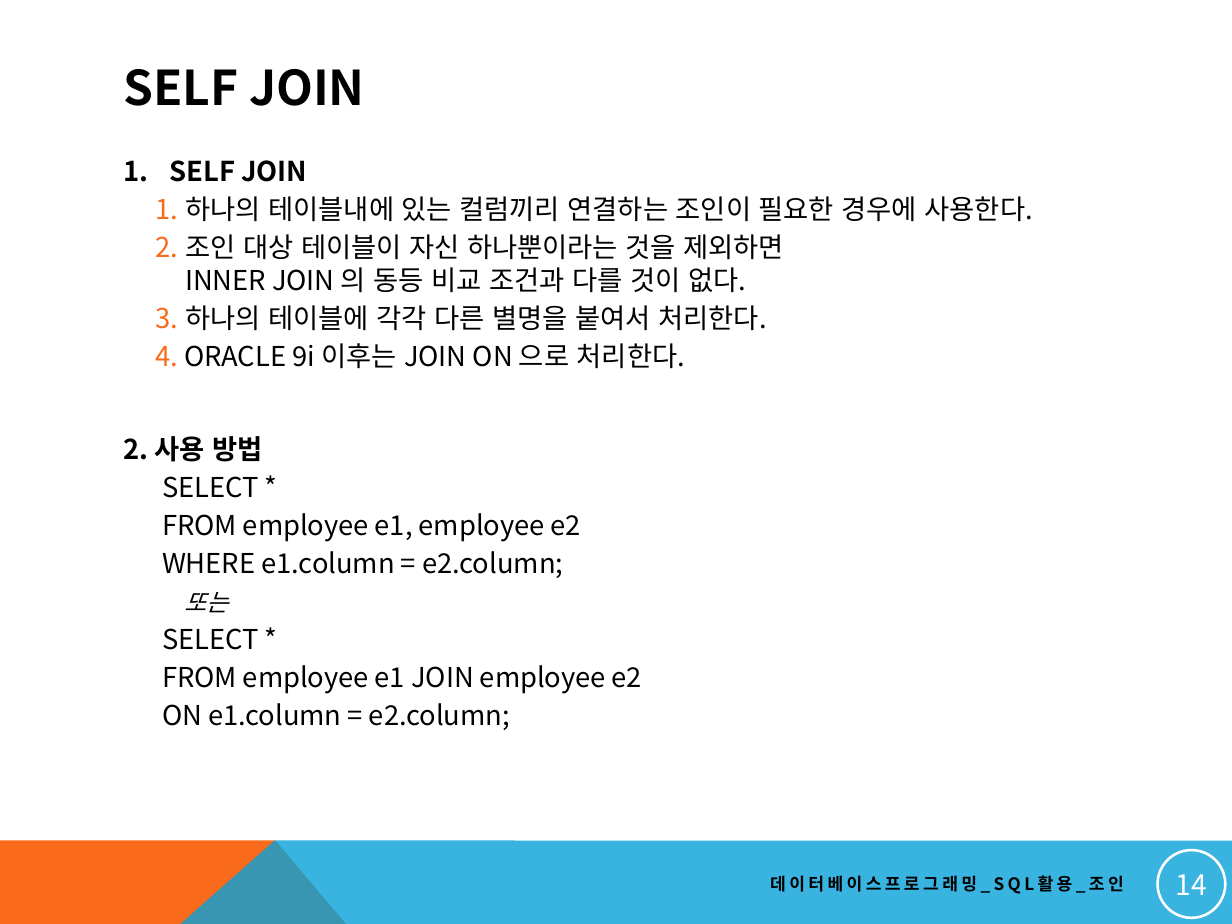
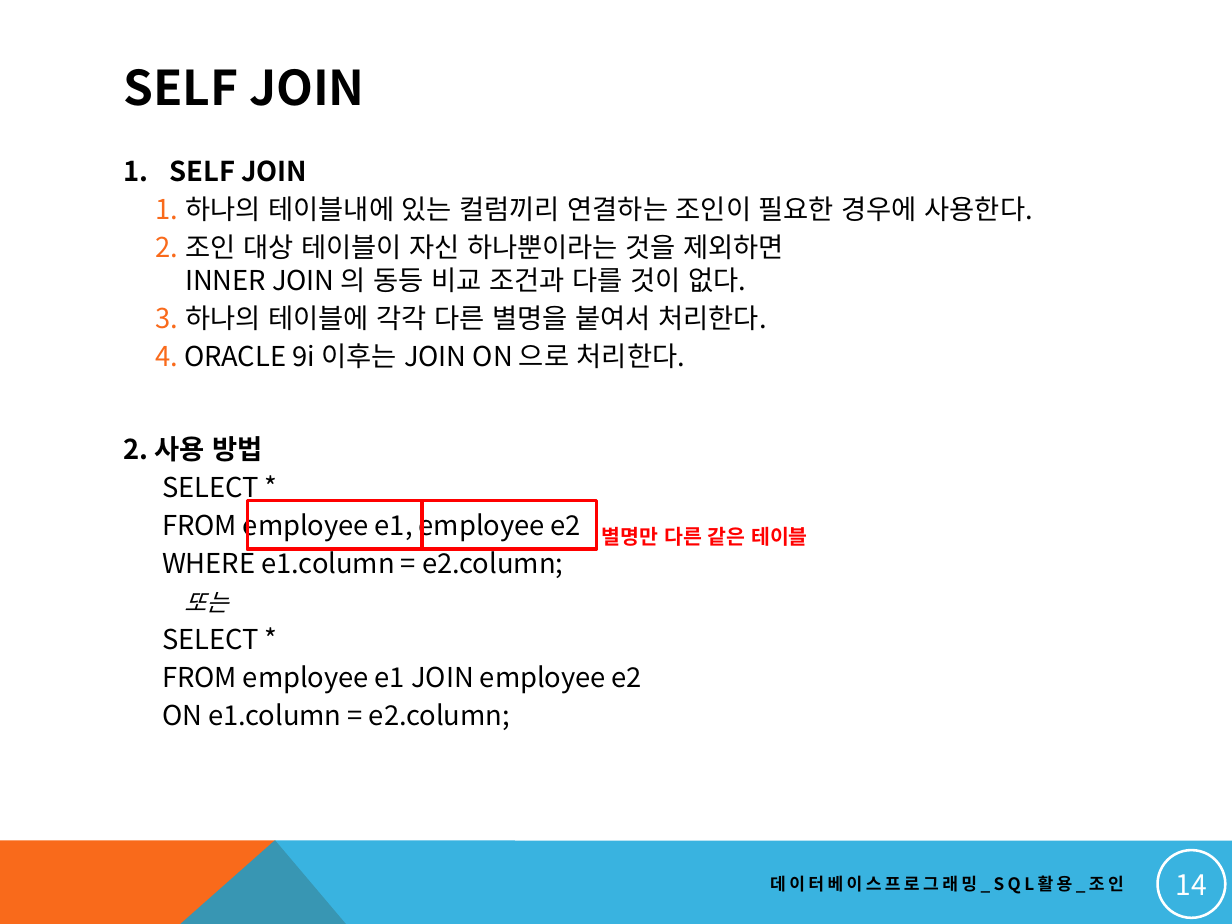
Before and after one commit to soeun1365/dbstudy, a slide deck: slide 14 of NEW_DBMS교안/16. 고급 SQL 작성하기_조인.pptx. Drawn at 1232x924 pixels with LibreOffice and Linux fonts; fonts in the diff are those of the drawing. Boxes give left, top, right and bottom in pixels: in the first picture for what was removed or moved away, otherwise in the second. Text is boxed around its words. In the diff, an @@ line names an element or a change of style, - is before the commit and + after.

```diff
--- a/NEW_DBMS교안/16. 고급 SQL 작성하기_조인.pptx
+++ b/NEW_DBMS교안/16. 고급 SQL 작성하기_조인.pptx
@@ rectangle added at [248,500,423,548], outline #FF0000 2 pt @@
@@ rectangle added at [423,500,598,548], outline #FF0000 2 pt @@
@@ text added at [602,526,808,546], 12 pt, text #FF0000, bold @@
+별명만 다른 같은 테이블
```
Also in this commit, not shown: 9 other files.
